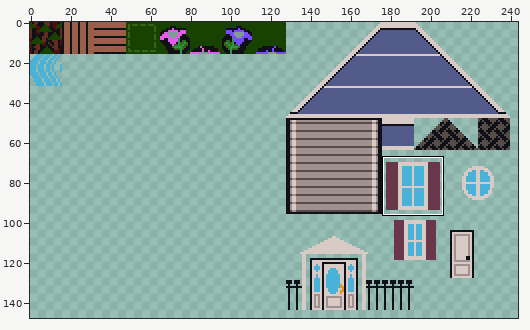
Sprite sheet, stored at world/maps/testmap-flat/woodshore1.gif. Above, an overview of the earlier version with the close-up marked.
Close-up. Before:
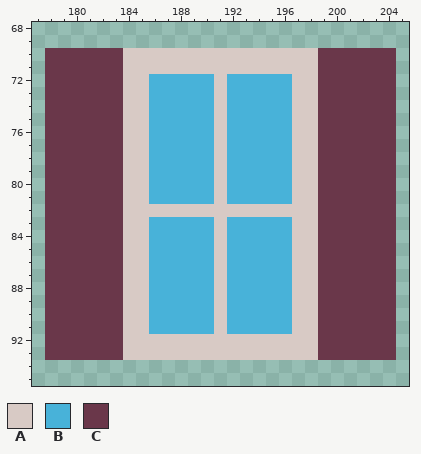
The file is 256x256 pixels. Shown: x 177..205, y 68..95. The wide view leaves out empty margins. The commit also changed other parts of the picture, which this record leaves out.
Palette (. is transparent): A #d8cac5  B #48b2d9  C #6a374a
Pixels before, first column x 178:
70 CCCCCCAAAAAAAAAAAAAAACCCCCC
71 CCCCCCAAAAAAAAAAAAAAACCCCCC
72 CCCCCCAABBBBBABBBBBAACCCCCC
73 CCCCCCAABBBBBABBBBBAACCCCCC
74 CCCCCCAABBBBBABBBBBAACCCCCC
75 CCCCCCAABBBBBABBBBBAACCCCCC
76 CCCCCCAABBBBBABBBBBAACCCCCC
77 CCCCCCAABBBBBABBBBBAACCCCCC
78 CCCCCCAABBBBBABBBBBAACCCCCC
79 CCCCCCAABBBBBABBBBBAACCCCCC
80 CCCCCCAABBBBBABBBBBAACCCCCC
81 CCCCCCAABBBBBABBBBBAACCCCCC
82 CCCCCCAAAAAAAAAAAAAAACCCCCC
83 CCCCCCAABBBBBABBBBBAACCCCCC
84 CCCCCCAABBBBBABBBBBAACCCCCC
85 CCCCCCAABBBBBABBBBBAACCCCCC
86 CCCCCCAABBBBBABBBBBAACCCCCC
87 CCCCCCAABBBBBABBBBBAACCCCCC
88 CCCCCCAABBBBBABBBBBAACCCCCC
89 CCCCCCAABBBBBABBBBBAACCCCCC
90 CCCCCCAABBBBBABBBBBAACCCCCC
91 CCCCCCAABBBBBABBBBBAACCCCCC
92 CCCCCCAAAAAAAAAAAAAAACCCCCC
93 CCCCCCAAAAAAAAAAAAAAACCCCCC
The result:
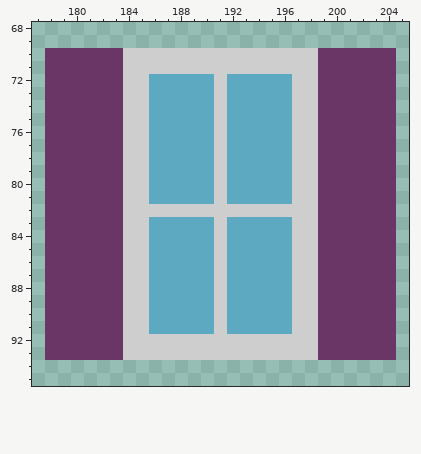
Change:
colour A: #d8cac5 -> #cecece
colour B: #48b2d9 -> #5da9c2
colour C: #6a374a -> #693666
Changed places in both close-ups, as pixel boxes (x1, y1, x2, y2):
changed: (45, 48, 396, 360)
